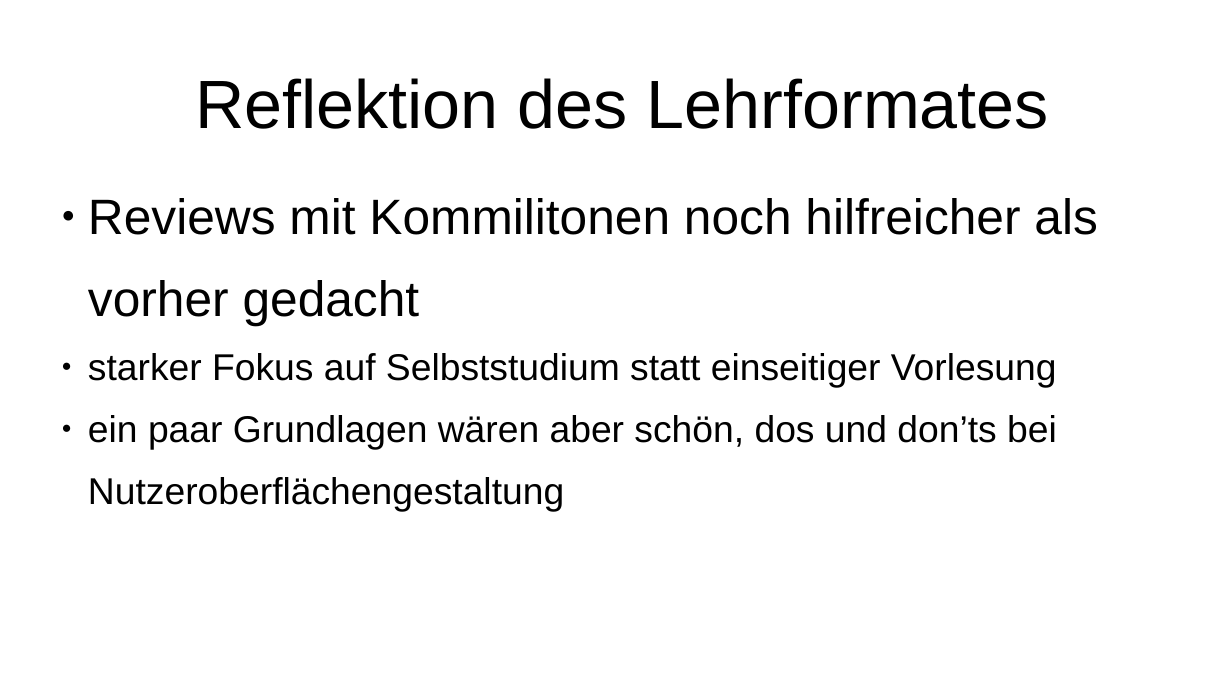
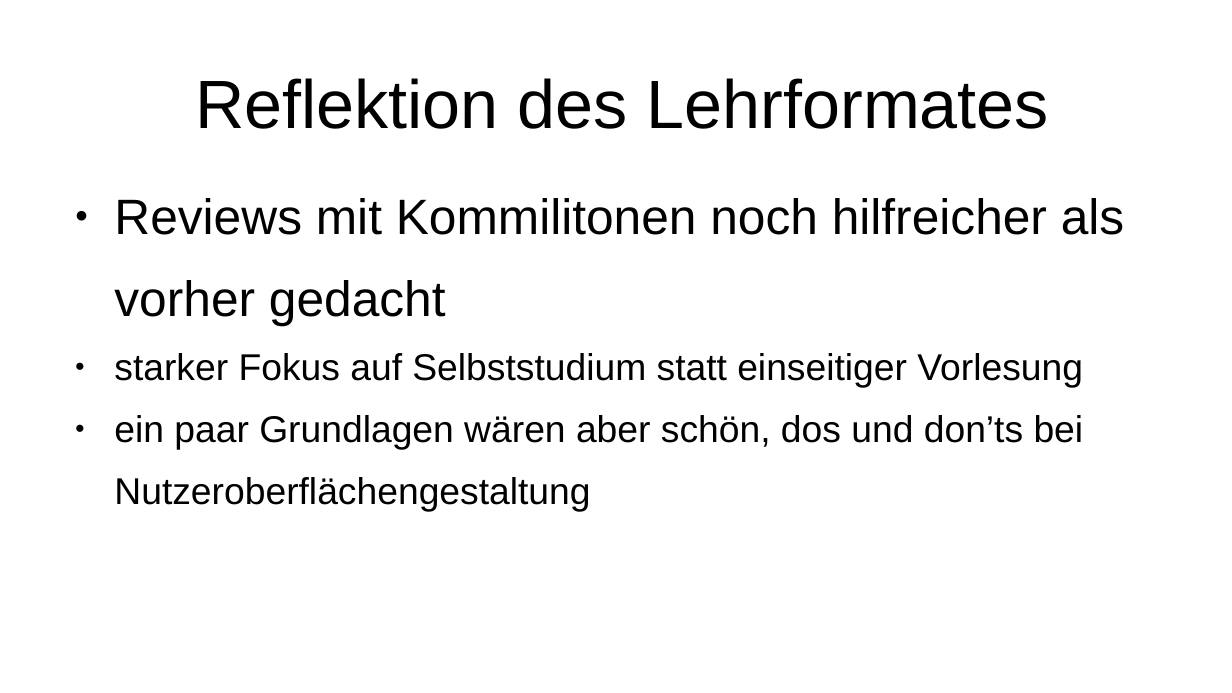
Before and after one commit to pigutsche/dosi_calc, a slide deck: slide 14 of Präsentation/präs.odp (slide 8 before the commit). Drawn at 1232x693 pixels with LibreOffice and Linux fonts; fonts in the diff are those of the drawing. Boxes give left, top, right and bottom in pixels: in the first picture for what was removed or moved away, otherwise in the second. Text is boxed around its words. In the diff, an @@ line names an element or a change of style, - is before the commit and + after.

```diff
--- a/Präsentation/präs.odp
+++ b/Präsentation/präs.odp
@@ text "Reviews mit Kommilitonen noch hilfreicher ..." at (114, 198, 1124, 511): indent changed @@
```
Also in this commit, not shown: 5 other slides changed, 6 slides added.
